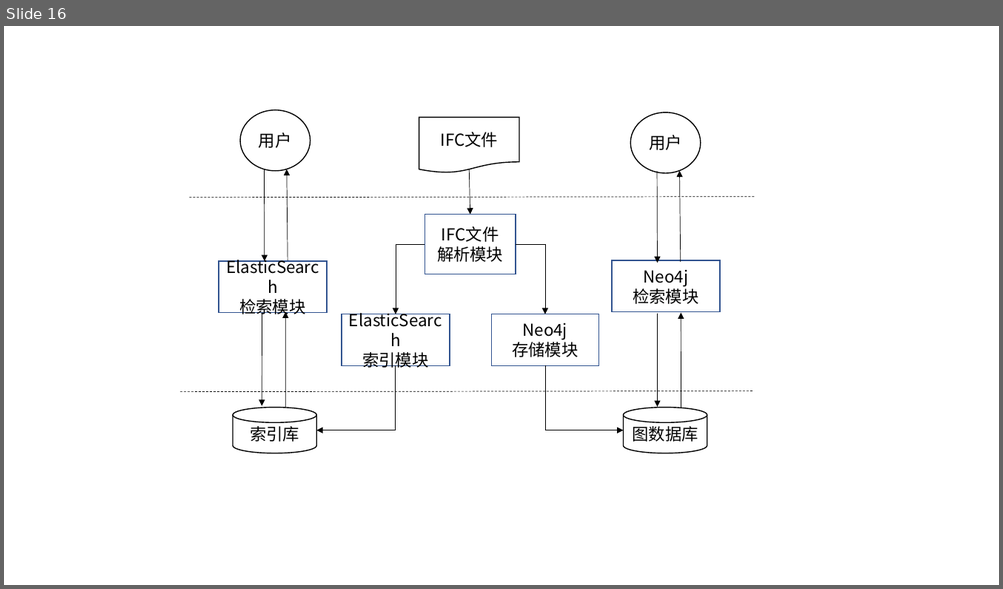
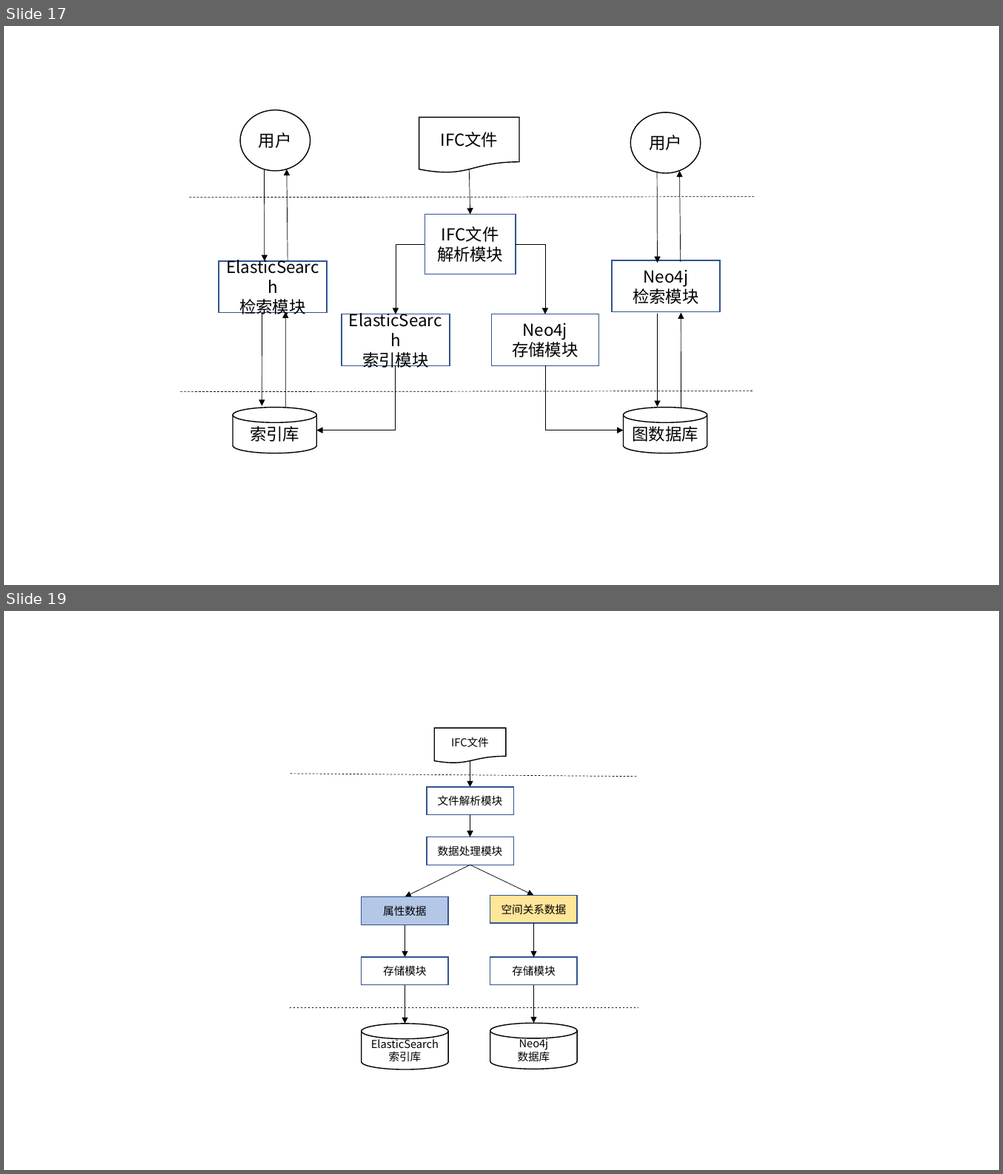
Before and after one commit to yayadi23/BIM, a slide deck: 毕业论文资料/毕业论文图.pptx. Shown one above the other, each under a label of ours: slide 16 before the commit, slides 17 and 19 after it; the slides between them are not shown. The pictures are 1003x589 and 1003x1174 pixels, drawn with LibreOffice and Linux fonts; fonts in the diff are those of the drawing. Boxes give left, top, right and bottom in pixels: in the first picture for what was removed or moved away, otherwise in the second. Text is boxed around its words. In the diff, an @@ line names an element or a change of style, - is before the commit and + after.

```diff
--- a/毕业论文资料/毕业论文图.pptx
+++ b/毕业论文资料/毕业论文图.pptx
@@ slide 19 added at (4, 611, 999, 1170), background #FFFFFF @@
@@ flow chart document added at (435, 728, 506, 763), fill #FFFFFF, outline #000000 1 pt, 10.5 pt, text #000000 @@
+IFC文件
@@ arrow added from (470, 761) to (470, 787), #000000 0.5 pt @@
@@ line added from (290, 774) to (637, 777), #000000 0.5 pt dashed @@
@@ rectangle added at (427, 787, 513, 815), fill #FFFFFF, outline #325491 1 pt, 10.5 pt, text #000000 @@
+文件解析模块
@@ arrow added from (470, 815) to (470, 837), #000000 0.5 pt @@
@@ rectangle added at (427, 837, 513, 865), fill #FFFFFF, outline #325491 1 pt, 10.5 pt, text #000000 @@
+数据处理模块
@@ arrow added from (470, 866) to (404, 897), #000000 0.5 pt @@
@@ arrow added from (470, 866) to (534, 895), #000000 0.5 pt @@
@@ rectangle added at (361, 897, 448, 925), fill #B4C7E7, outline #325491 1 pt, 10.5 pt, text #000000 @@
+属性数据
@@ rectangle added at (490, 895, 577, 923), fill #FFE699, outline #325491 1 pt, 10.5 pt, text #000000 @@
+空间关系数据
@@ arrow added from (404, 925) to (404, 957), #000000 0.5 pt @@
@@ arrow added from (534, 923) to (534, 957), #000000 0.5 pt @@
@@ rectangle added at (361, 957, 448, 985), fill #FFFFFF, outline #325491 1 pt, 10.5 pt, text #000000 @@
+存储模块
@@ rectangle added at (490, 957, 577, 985), fill #FFFFFF, outline #325491 1 pt, 10.5 pt, text #000000 @@
+存储模块
@@ arrow added from (404, 985) to (404, 1024), #000000 0.5 pt @@
@@ arrow added from (534, 985) to (534, 1024), #000000 0.5 pt @@
@@ line added from (290, 1008) to (637, 1008), #000000 0.5 pt dashed @@
@@ cylinder added at (361, 1024, 448, 1070), fill #FFFFFF, outline #000000 1 pt, 10.5 pt, text #000000 @@
+ElasticSearch索引库
@@ cylinder added at (490, 1024, 577, 1070), fill #FFFFFF, outline #000000 1 pt, 10.5 pt, text #000000 @@
+Neo4j
+数据库
@@ what was slide 16 is now slide 17 @@
```
Also in this commit, not shown: 1 slide changed, 9 other slides added, 4 other files.
